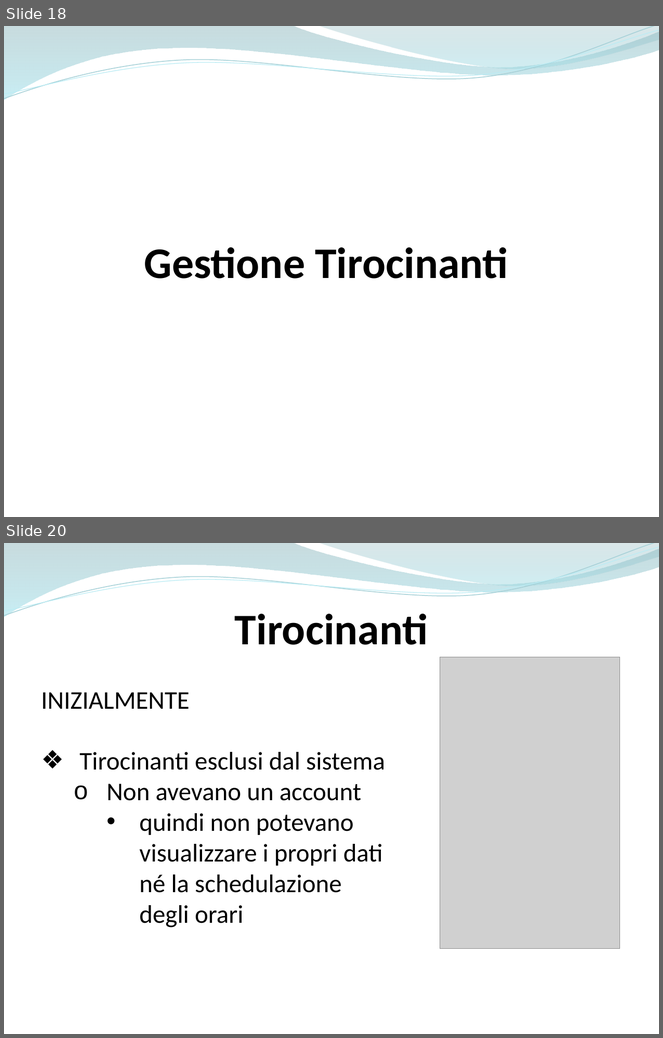
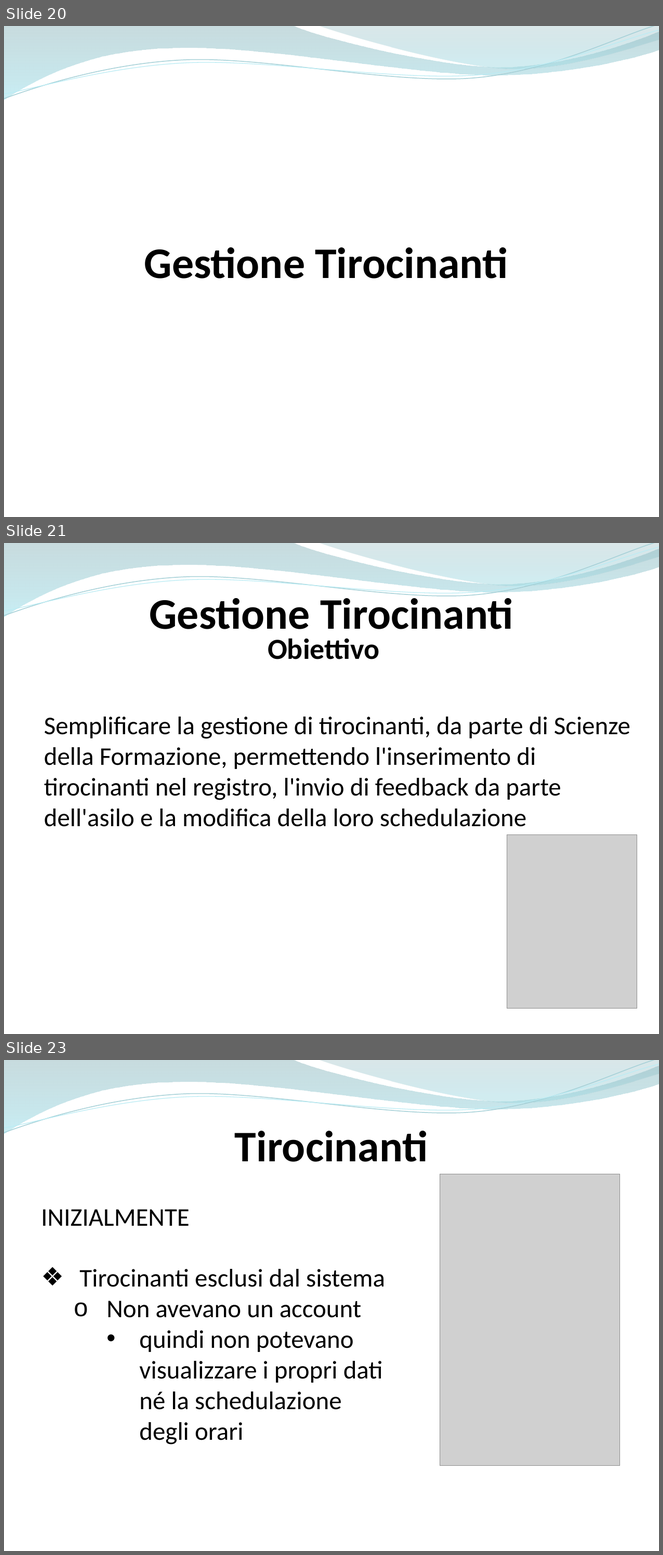
Before and after one commit to ammirate/at-silo, a slide deck: Presentazione/Atsilo2/Atsilo_M_PresentazioneFinale.pptx. Shown one above the other, each under a label of ours: slides 18 and 20 before the commit, slides 20, 21 and 23 after it; the slides between them are not shown. The pictures are 663x1038 and 663x1555 pixels, drawn with LibreOffice and Linux fonts; fonts in the diff are those of the drawing; grey boxes stand for pictures. Boxes give left, top, right and bottom in pixels: in the first picture for what was removed or moved away, otherwise in the second. Text is boxed around its words. In the diff, an @@ line names an element or a change of style, - is before the commit and + after.

```diff
--- a/Presentazione/Atsilo2/Atsilo_M_PresentazioneFinale.pptx
+++ b/Presentazione/Atsilo2/Atsilo_M_PresentazioneFinale.pptx
@@ slide 21 added at (x1=4, y1=543, x2=659, y2=1034), background #FFFFFF; not listed: 4 template elements that a slide beside it also shows @@
@@ text added at (x1=149, y1=593, x2=514, y2=639), 48 pt, text #000000, bold @@
+Gestione Tirocinanti
@@ text added at (x1=268, y1=638, x2=380, y2=659), 32 pt, text #000000, bold @@
+Obiettivo
@@ text added at (x1=44, y1=717, x2=631, y2=827), 28 pt, text #000000 @@
+Semplificare la gestione di tirocinanti, da parte di Scienze della Formazione, permettendo l'inserimento di tirocinanti nel registro, l'invio di feedback da parte dell'asilo e la modifica della loro schedulazione
@@ picture added at (x1=507, y1=835, x2=637, y2=1009) @@
@@ what was slide 18 is now slide 20 @@
@@ what was slide 20 is now slide 23 @@
```
Also in this commit, not shown: 11 slides changed, 21 other slides added, 1 slide removed.
